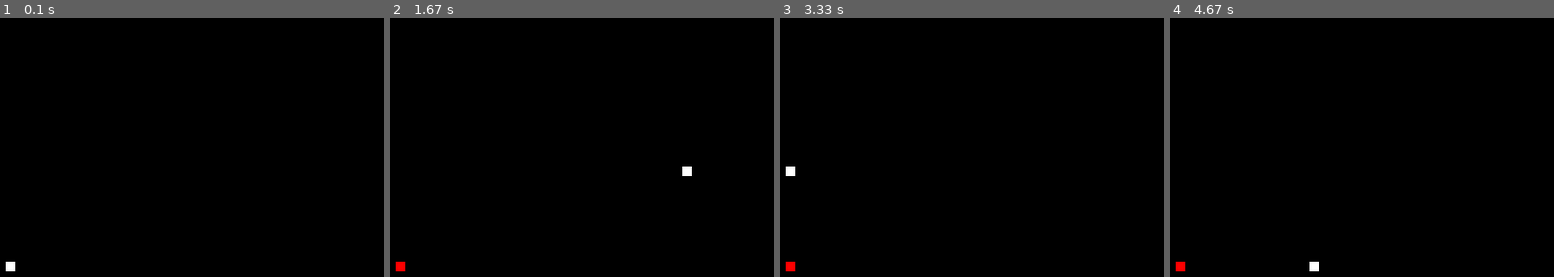
Above: before the commit, frames 1-4 (left to right).
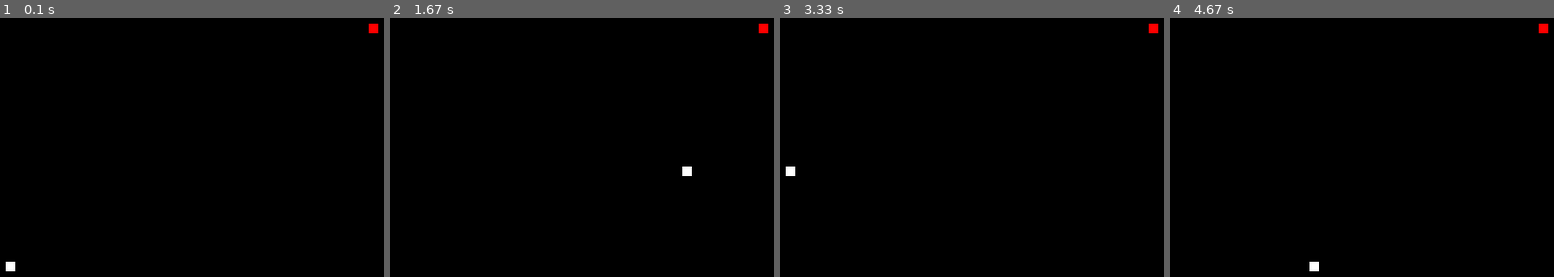
Above: after the commit, the same moments.

Repository: bitmap357/Pygame_Snake
Game: pygame game, started from Snake Game.py
Same seed, same stepped clock (60 frames per second), same inputs: the game is played once before the commit and once after it.
Inputs:
- Up to frame 1 (0.1 s): no input
- Up to frame 2 (1.67 s): hold Right 0.33-0.8 s; hold Up 0.83-1.13 s; hold Right 1.17-1.63 s
- Up to frame 3 (3.33 s): hold Left 1.67-2.2 s; hold Down 2.23-2.53 s; hold Left 2.57-2.97 s; hold Up from 3 s (still down)
- Up to frame 4 (4.67 s): release Up at 3.37 s; hold Right 3.4-4.03 s; hold Down 4.07-4.43 s; hold Left from 4.47 s (still down)

The runs differ from the first frame. In frame 1, less than 0.1% of the frame differs, in the area x 96-99%, y 2-6%; in frame 2, 0.2%, in the area x 1-99%, y 2-98%; in frame 3, 0.2%; in frame 4, 0.2%.

Commit message:
random positions for x and y

Diff:
--- a/Snake Game.py
+++ b/Snake Game.py
@@ -57,7 +57,7 @@
 
     window.fill(black)
 
-    pygame.draw.rect(window, red, [400, 300, 10, 10])
+    pygame.draw.rect(window, red, [foodx, foody, 10, 10])
     pygame.draw.rect(window, white, [x1, y1, 10, 10])
     pygame.display.update()
     clock.tick(30)
